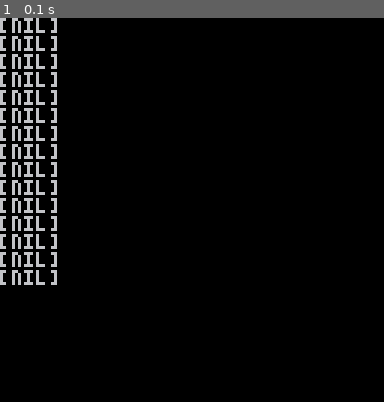
Above: before the commit, frame 1.
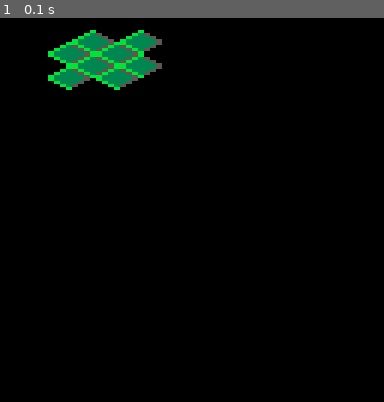
Above: after the commit, the same moment.

Repository: joestrong/stone-golf
Game: PICO-8 cartridge stone_golf.p8
Two runs of this game, one before a commit and one after it. Both use one fixed random seed, a clock stepped at 60 frames per second and the inputs below.
Inputs:
- Up to frame 1 (0.1 s): no input

The runs differ from the first frame. In frame 1, 6.7% of the frame differs, in the area x 0-43%, y 0-70%.

Commit message:
Fixes bug due to 1-based indexing

Diff:
--- a/stone_golf.p8
+++ b/stone_golf.p8
@@ -2,11 +2,10 @@
 version 38
 __lua__
 tiles={
-	{1,0,0,0},
-	{0,0,0,0},
-	{0,0,0,0},
-	{0,0,0,0},
-	{0,0,0,0}
+	{1,1,1,1},
+	{1,1,1,1},
+	{1,1,1,1},
+	{1,1,1,1}
 }
 
 function _update()
@@ -15,17 +14,16 @@
 
 function _draw()
 	cls()
-	for y = 0,4,1 do
+	for y = 1,4,1 do
 		if y%2==0 then
 			offset=0
 		else
 			offset=8
 		end
-		for x = 0,2,1 do
-			tile=tiles[0]
-			print(tile)
---			spr(tile,x*16+offset,y*4)
---			spr(tile+1,x*16+offset+8,y*4)
+		for x = 1,2,1 do
+			tile=tiles[y][x]
+			spr(tile,x*16+offset,y*4)
+			spr(tile+1,x*16+offset+8,y*4)
 		end
 	end
 end
